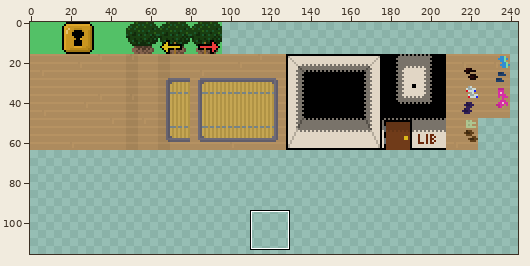
One commit to this sprite sheet: src/data/image/14-gym.png. Above, an overview of the earlier version with the close-up marked.
Close-up. The starting point:
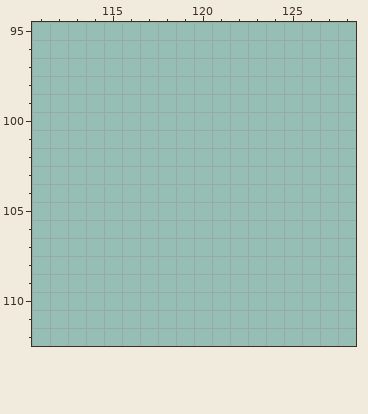
The file is 256x256 pixels. Colours within 5 levels of each other are drawn and written as one. Shown: x 111..128, y 95..112. The wide view leaves out empty margins. The commit also changed other parts of the picture, which this record leaves out.
Once edited:
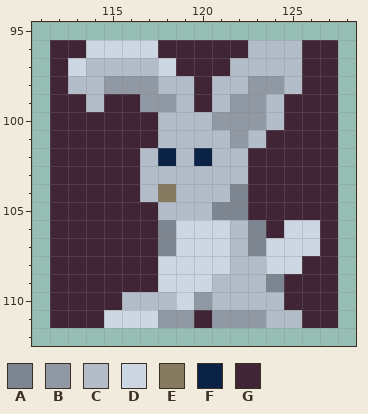
Palette (. is transparent): A #7d8590  B #9098a4  C #b3bcc9  D #cdd6e3  E #867a61  F #092246  G #3f2536
Edits made:
y 96: x 112..127 ................ -> GGDDDDGGGGGCCCGG
y 97: x 112..127 ................ -> GDCCCCDGGGCCCCGG
y 98: x 112..127 ................ -> GCCBBBCCGCCBBCGG
y 99: x 112..127 ................ -> GGCGGBBCGCBBCGGG
y 100: x 112..127 ................ -> GGGGGGCCCBBBCGGG
y 101: x 112..127 ................ -> GGGGGGCCCCBCGGGG
y 102: x 112..127 ................ -> GGGGGCFCFCCGGGGG
y 103: x 112..127 ................ -> GGGGGCCCCCCGGGGG
y 104: x 112..127 ................ -> GGGGGCECCCAGGGGG
y 105: x 112..127 ................ -> GGGGGGCCCAAGGGGG
y 106: x 112..127 ................ -> GGGGGGADDDCAGDDG
y 107: x 112..127 ................ -> GGGGGGADDDCADDDG
y 108: x 112..127 ................ -> GGGGGGDDDDCCDDGG
y 109: x 112..127 ................ -> GGGGGGDDDCCCAGGG
y 110: x 112..127 ................ -> GGGGCCCDBCCCCGGG
y 111: x 112..127 ................ -> GGGDDDBBGBBBCCGG
Where, in picture pixels (left, top, right, bottom), the same in both close-ups:
added: (50, 40, 338, 328)
